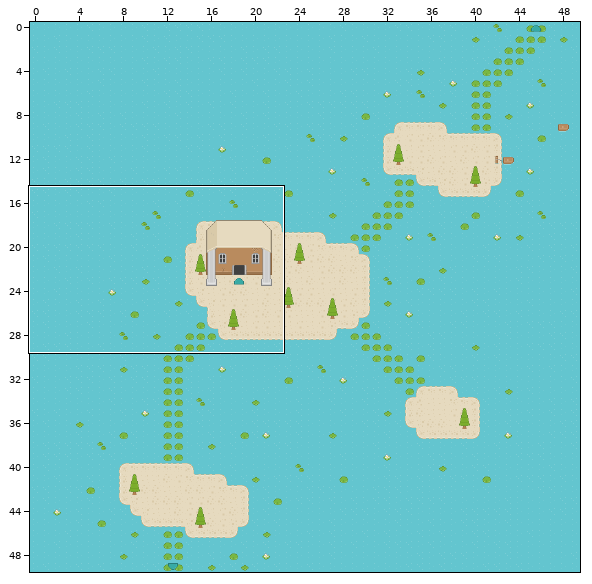
Two states of a Tiled map (JSON), client/maps/Lilypad Pathway Part 1.json. Above, an overview of the earlier version with the close-up marked.
Close-up. As it was:
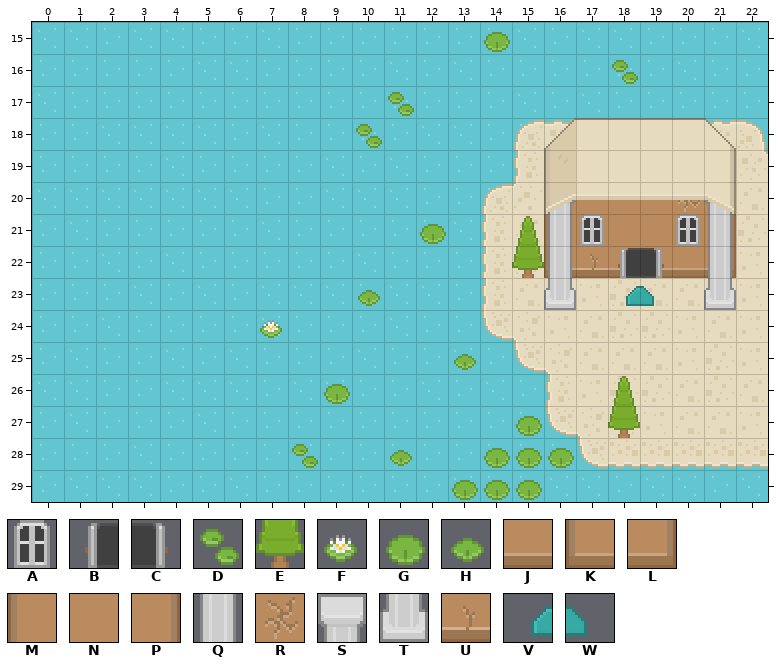
Cells are 16x16 px. Shown: x 0..22, y 15..29.
Key: from "roguelikeSheet": A 43, B 720, C 721, D 888, E 962, F 971, G 972, H 974, J 1324, K 1325, L 1327, M 1328, N 1329, P 1330, Q 1654, R 1674, S 1740, T 1741, U 1758, V 2472, W 2473.
_ is an empty cell, # one hidden under a higher layer.
Layers that did not change in this view are not listed.
Layer "Deco0" before, first column x 0:
15 ______________G________
16 __________________D____
17 ___________D___________
18 __________D____________
19 ________________######_
20 ________________MNNNRP_
21 ____________G___MNNNNP_
22 _______________EKUJJJL_
23 __________H_______VW___
24 _______F_______________
25 _____________H_________
26 _________G_____________
27 _______________G__E____
28 ________D__H__GGG______
29 _____________GGG_______
Layer "Deco1" before, first column x 0:
15 _______________________
16 _______________________
17 _______________________
18 _______________________
19 _______________________
20 ________________S____S_
21 ________________QA__AQ_
22 ________________Q_BC_Q_
23 ________________T____T_
24 _______________________
25 _______________________
26 _______________________
27 _______________________
28 _______________________
29 _______________________
The same view after the edit:
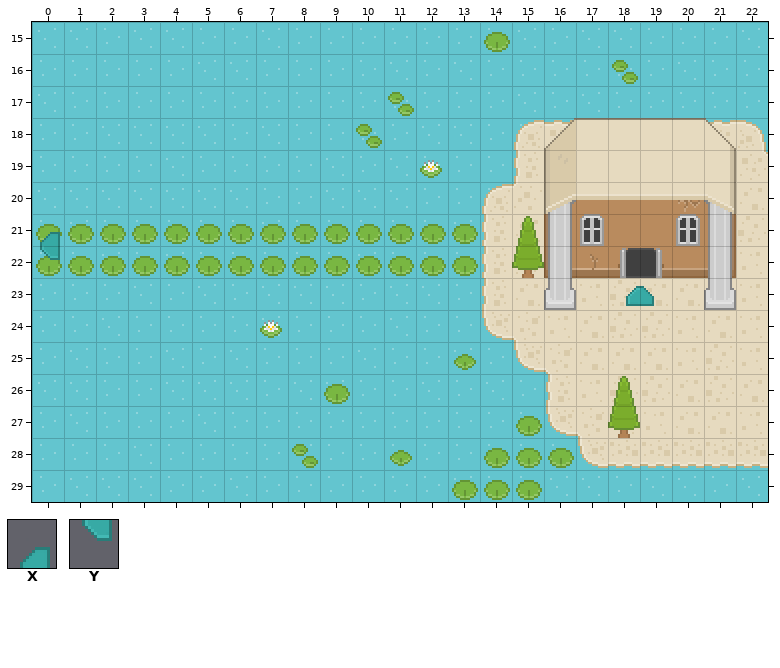
Further tiles: from "roguelikeSheet": X 2474, Y 2560.
Change:
Layer "Deco0":
y 19: x 12 _ -> F
y 21: x 0..11 ____________ -> GGGGGGGGGGGG; x 13 _ -> G
y 22: x 0..13 ______________ -> GGGGGGGGGGGGGG
y 23: x 10 H -> _
Layer "Deco1":
y 21: x 0 _ -> X
y 22: x 0 _ -> Y
Pixel boxes of the changes (left, top, right, bottom) in both close-ups:
added: (420, 160, 442, 178)
changed: (36, 224, 478, 306)
